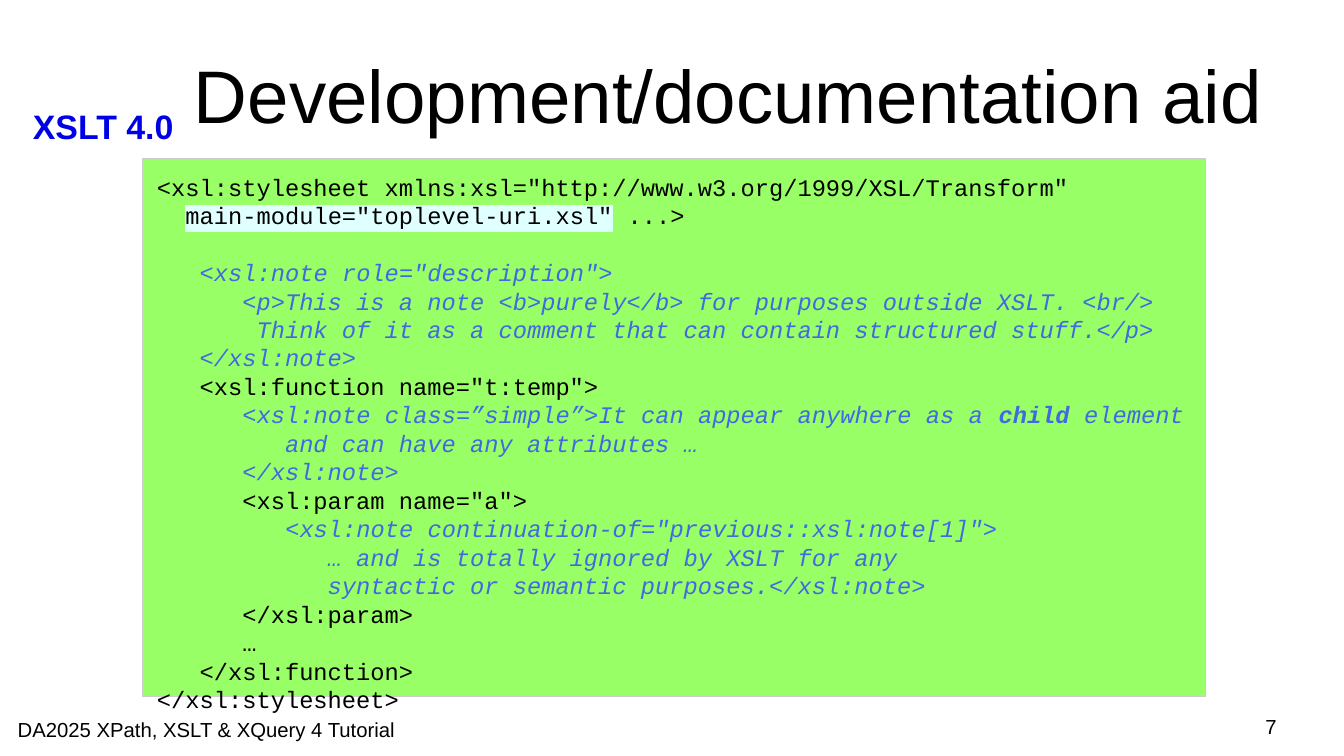
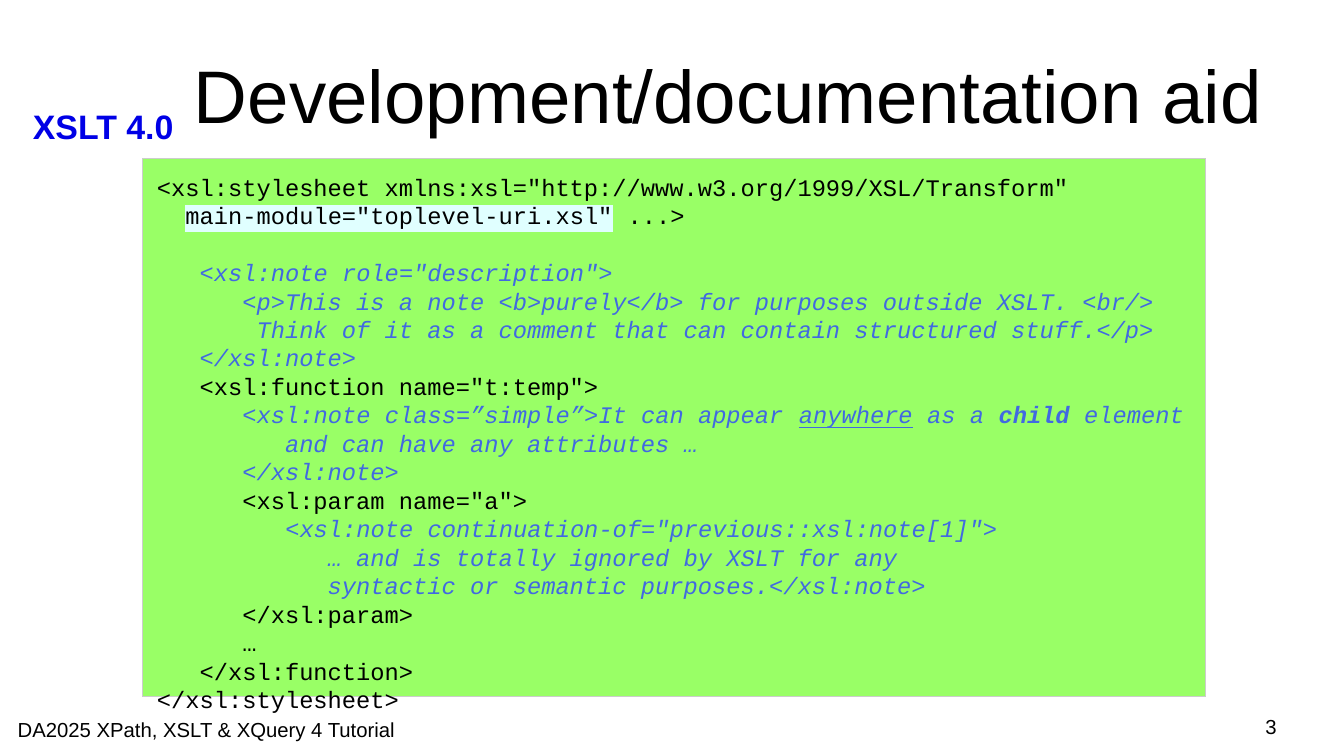
Before and after one commit to johnlumley/johnlumley.github.io, a slide deck: slide 3 of DA2025/slides/QT4-XSLT.odp (slide 7 before the commit). Drawn at 1344x756 pixels with LibreOffice and Linux fonts; fonts in the diff are those of the drawing; background and template pictures are left out. Boxes give left, top, right and bottom in pixels: in the first picture for what was removed or moved away, otherwise in the second. Text is boxed around its words. In the diff, an @@ line names an element or a change of style, - is before the commit and + after.

```diff
--- a/DA2025/slides/QT4-XSLT.odp
+++ b/DA2025/slides/QT4-XSLT.odp
@@ text in rectangle at box(242, 406, 1184, 428): underline on in "anywhere" @@
@@ page number at box(1265, 720, 1276, 735): text changed @@
-7
+3
```
Also in this commit, not shown: 3 other slides changed, 2 other files.
